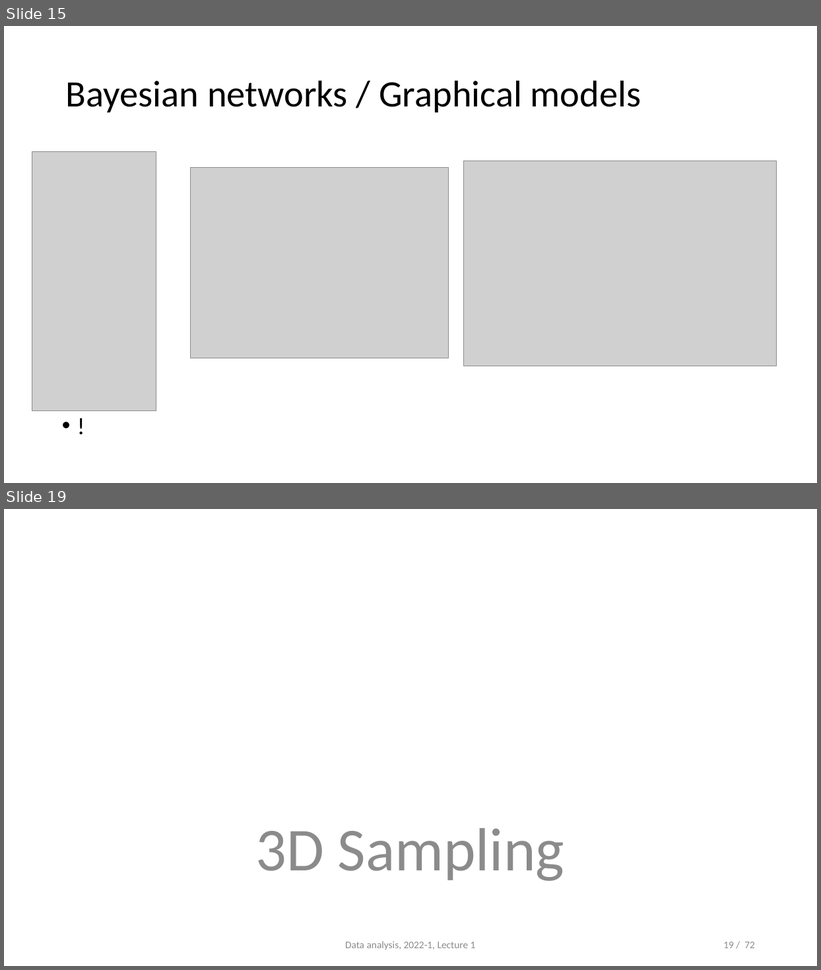
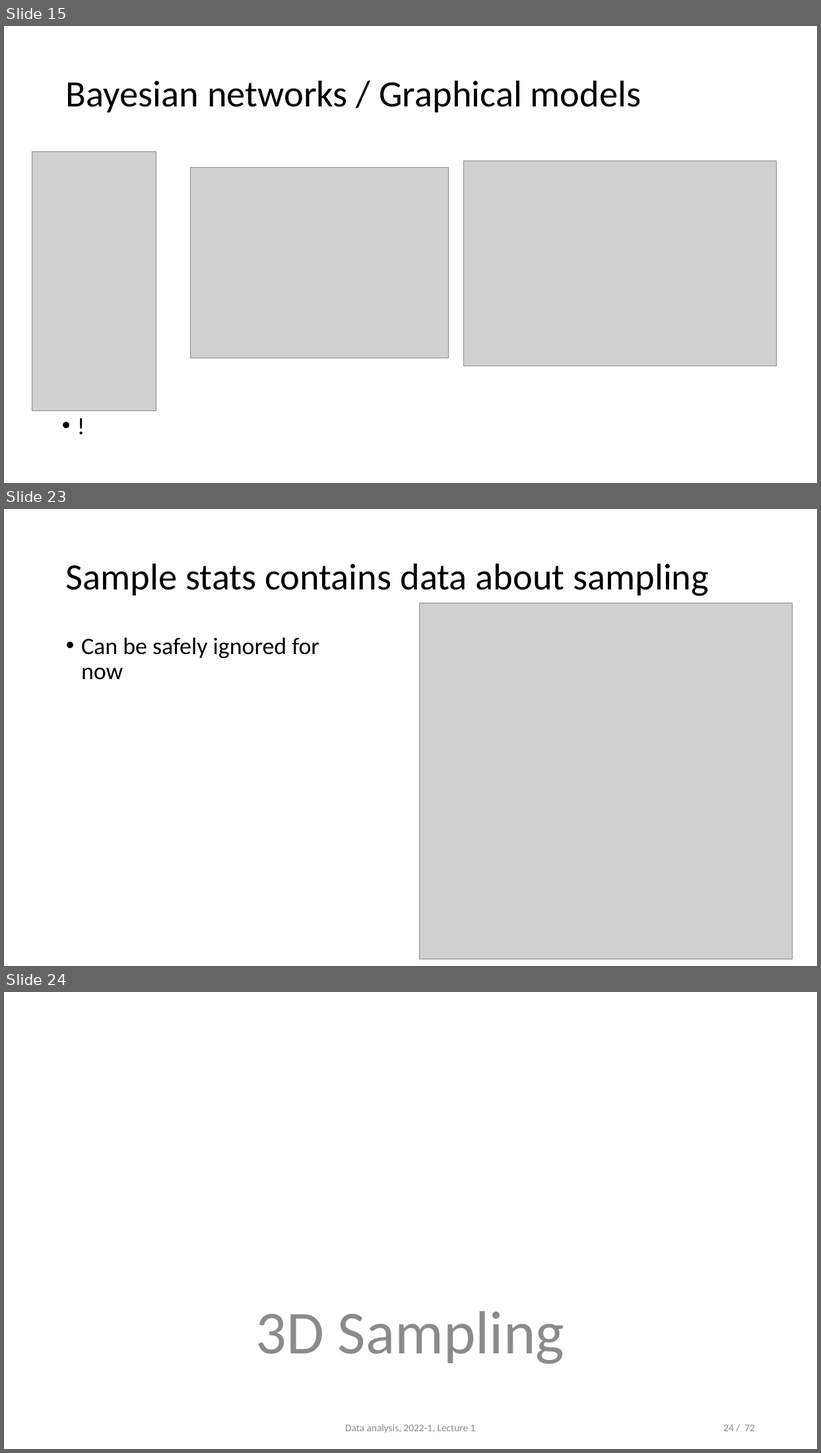
Before and after one commit to opherdonchin/StatisticalComputationAndAnalysis, a slide deck: Lectures/Lecture 3 PyMC and Sampling.pptx. Shown one above the other, each under a label of ours: slides 15 and 19 before the commit, slides 15, 23 and 24 after it; the slides between them are not shown. The pictures are 821x970 and 821x1453 pixels, drawn with LibreOffice and Linux fonts; fonts in the diff are those of the drawing; grey boxes stand for pictures. Boxes give left, top, right and bottom in pixels: in the first picture for what was removed or moved away, otherwise in the second. Text is boxed around its words. In the diff, an @@ line names an element or a change of style, - is before the commit and + after.

```diff
--- a/Lectures/Lecture 3 PyMC and Sampling.pptx
+++ b/Lectures/Lecture 3 PyMC and Sampling.pptx
@@ slide 23 added at (x1=4, y1=509, x2=817, y2=966), background #FFFFFF @@
@@ title added at (x1=66, y1=563, x2=709, y2=596), 44 pt, text #000000 @@
+Sample stats contains data about sampling
@@ picture added at (x1=419, y1=603, x2=793, y2=960) @@
@@ text added at (x1=81, y1=638, x2=319, y2=680), 28 pt, text #000000 @@
+• Can be safely ignored for now
@@ what was slide 19 is now slide 24 @@
@@ page number at (x1=723, y1=1425, x2=755, y2=1432): text changed @@
-19 / 72
+24 / 72
```
Also in this commit, not shown: 2 slides changed, 6 other slides added, 3 other files.
